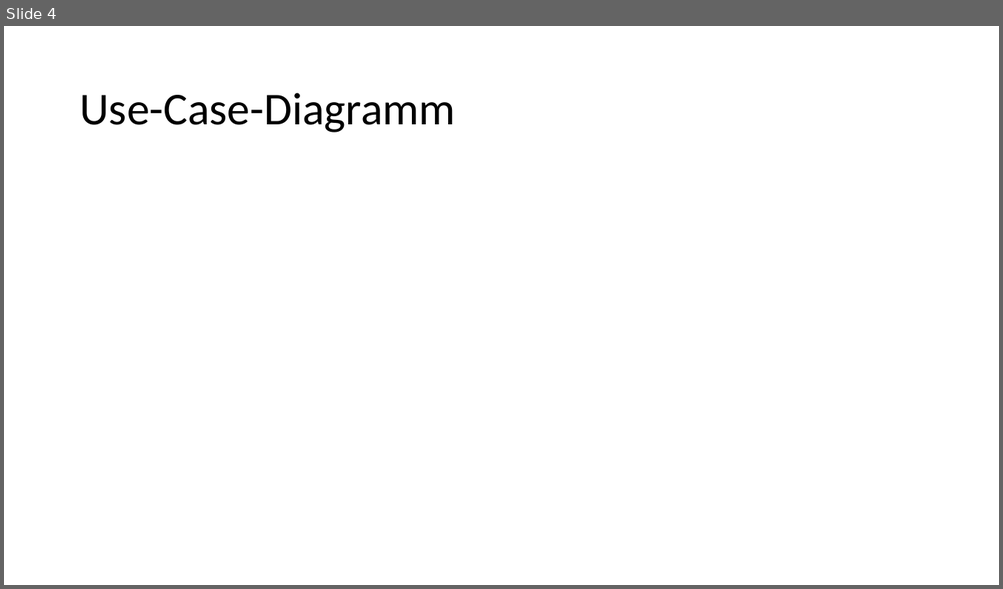
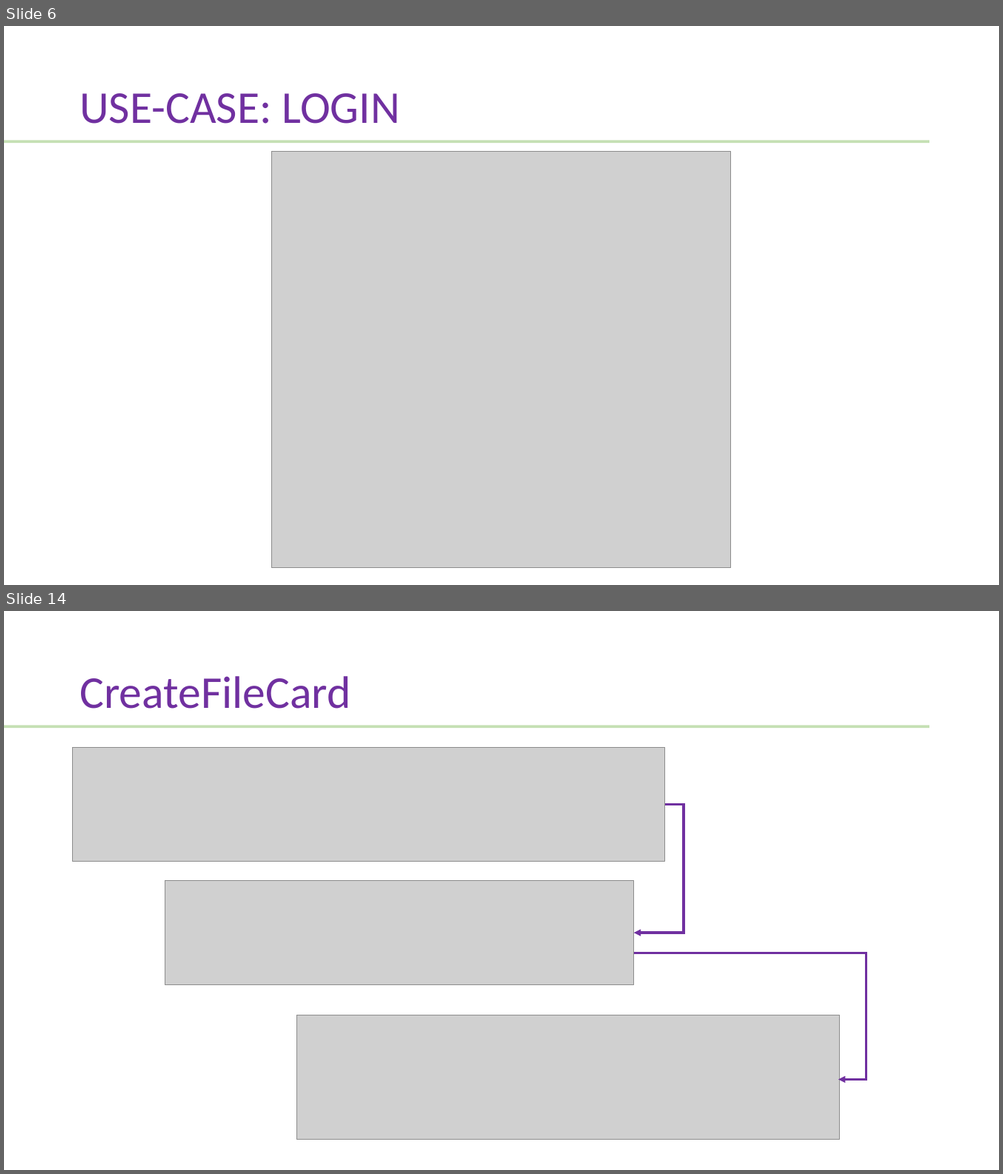
Before and after one commit to WI18C/Lernsoftware, a slide deck: Zwischenpräsentation.pptx. Shown one above the other, each under a label of ours: slide 4 before the commit, slides 6 and 14 after it; the slides between them are not shown. The pictures are 1003x589 and 1003x1174 pixels, drawn with LibreOffice and Linux fonts; fonts in the diff are those of the drawing; grey boxes stand for pictures. Boxes give left, top, right and bottom in pixels: in the first picture for what was removed or moved away, otherwise in the second. Text is boxed around its words. In the diff, an @@ line names an element or a change of style, - is before the commit and + after.

```diff
--- a/Zwischenpräsentation.pptx
+++ b/Zwischenpräsentation.pptx
@@ slide 14 added at [4, 611, 999, 1170], background #FFFFFF; not listed: 1 template element that a slide beside it also shows @@
@@ title added at [79, 676, 350, 709], 44 pt, text #7030A0 @@
+CreateFileCard
@@ picture added at [73, 748, 665, 862] @@
@@ elbow arrow added from (665, 804) to (634, 934), #7030A0 2.25 pt @@
@@ picture added at [165, 880, 634, 985] @@
@@ elbow arrow added from (634, 954) to (838, 1079), #7030A0 2.25 pt @@
@@ picture added at [296, 1015, 839, 1140] @@
@@ what was slide 4 is now slide 6 @@
@@ slide 6 changed as well @@
@@ title at [79, 93, 399, 124]: text changed; text colour #000000 to #7030A0 @@
-Use-Case-Diagramm
+USE-CASE: LOGIN
@@ rectangle added at [4, 140, 929, 143], fill #C5E0B4 @@
@@ picture added at [272, 151, 731, 568] @@
```
Also in this commit, not shown: 9 other slides changed, 4 other slides added, 2 slides removed.
